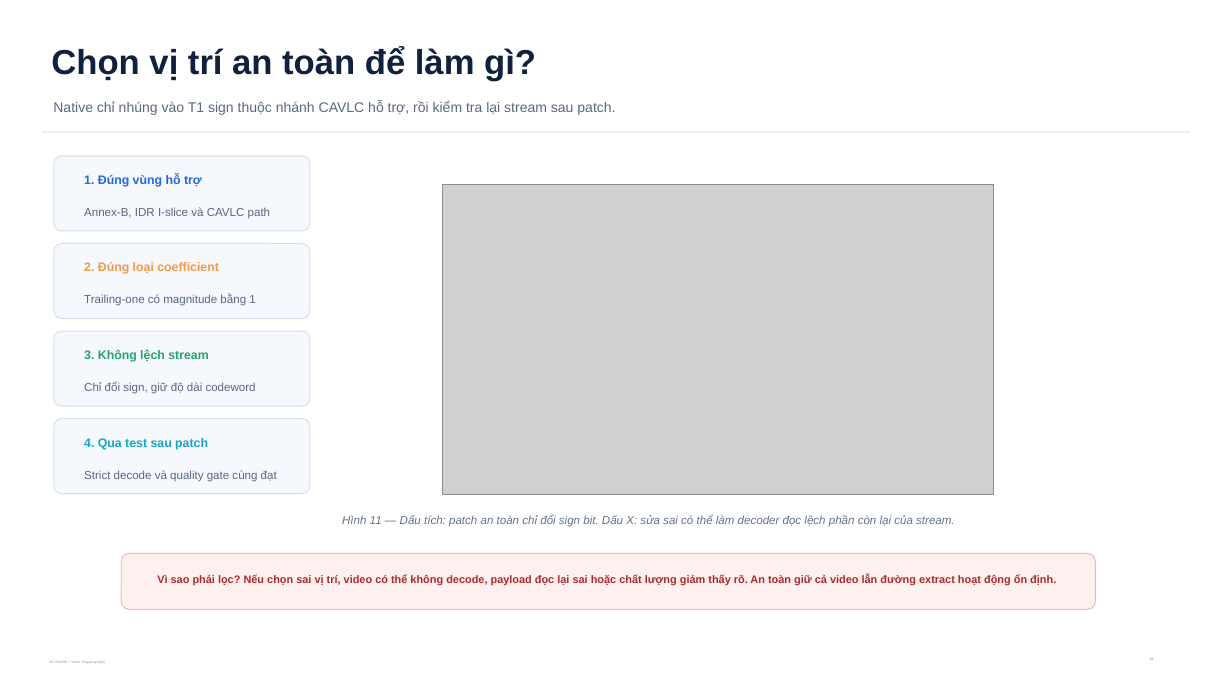
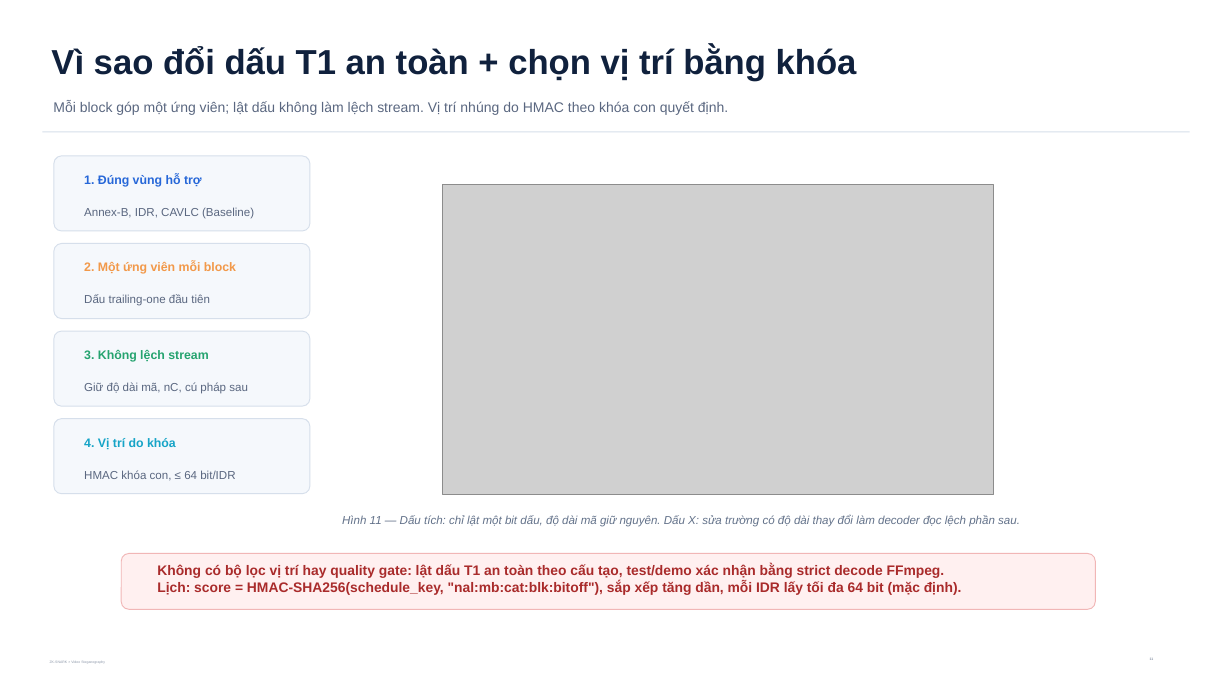
Before and after one commit to Saudadeeee/zk-snark-X-Steganography, a slide deck: slide 11 of VideoLevel/output/presentations/zkstego_computerphile_style_explainer_v24.pptx. Drawn at 1232x693 pixels with LibreOffice and Linux fonts; fonts in the diff are those of the drawing; grey boxes stand for pictures. Boxes give left, top, right and bottom in pixels: in the first picture for what was removed or moved away, otherwise in the second. Text is boxed around its words. In the diff, an @@ line names an element or a change of style, - is before the commit and + after.

```diff
--- a/VideoLevel/output/presentations/zkstego_computerphile_style_explainer_v24.pptx
+++ b/VideoLevel/output/presentations/zkstego_computerphile_style_explainer_v24.pptx
@@ text at <box>51,46,857,81</box>: text changed @@
-Chọn vị trí an toàn để làm gì?
+Vì sao đổi dấu T1 an toàn + chọn vị trí bằng khóa
@@ text at <box>53,101,728,115</box>: text changed @@
-Native chỉ nhúng vào T1 sign thuộc nhánh CAVLC hỗ trợ, rồi kiểm tra lại stream sau patch.
+Mỗi block góp một ứng viên; lật dấu không làm lệch stream. Vị trí nhúng do HMAC theo khóa con quyết định.
@@ text at <box>84,207,254,218</box>: text changed @@
-Annex-B, IDR I-slice và CAVLC path
+Annex-B, IDR, CAVLC (Baseline)
@@ text at <box>84,262,236,274</box>: text changed @@
-2. Đúng loại coefficient
+2. Một ứng viên mỗi block
@@ text at <box>84,294,210,306</box>: text changed @@
-Trailing-one có magnitude bằng 1
+Dấu trailing-one đầu tiên
@@ text at <box>84,382,248,394</box>: text changed @@
-Chỉ đổi sign, giữ độ dài codeword
+Giữ độ dài mã, nC, cú pháp sau
@@ text at <box>84,438,176,449</box>: text changed @@
-4. Qua test sau patch
+4. Vị trí do khóa
@@ text at <box>84,470,235,481</box>: text changed @@
-Strict decode và quality gate cùng đạt
+HMAC khóa con, ≤ 64 bit/IDR
@@ text at <box>342,515,1020,527</box>: text changed @@
-Hình 11 — Dấu tích: patch an toàn chỉ đổi sign bit. Dấu X: sửa sai có thể làm decoder đọc lệch phần còn lại của stream.
+Hình 11 — Dấu tích: chỉ lật một bit dấu, độ dài mã giữ nguyên. Dấu X: sửa trường có độ dài thay đổi làm decoder đọc lệch phần sau.
@@ text at <box>157,564,962,595</box>: text changed; size 8.5 to 10.8 pt @@
-Vì sao phải lọc? Nếu chọn sai vị trí, video có thể không decode, payload đọc lại sai hoặc chất lượng giảm thấy rõ. An toàn giữ cả video lẫn đường extract hoạt động ổn định.
+Không có bộ lọc vị trí hay quality gate: lật dấu T1 an toàn theo cấu tạo, test/demo xác nhận bằng strict decode FFmpeg.
+Lịch: score = HMAC-SHA256(schedule_key, "nal:mb:cat:blk:bitoff"), sắp xếp tăng dần, mỗi IDR lấy tối đa 64 bit (mặc định).
```
Also in this commit, not shown: 15 other slides changed, 1 slide added, 1 other file.
